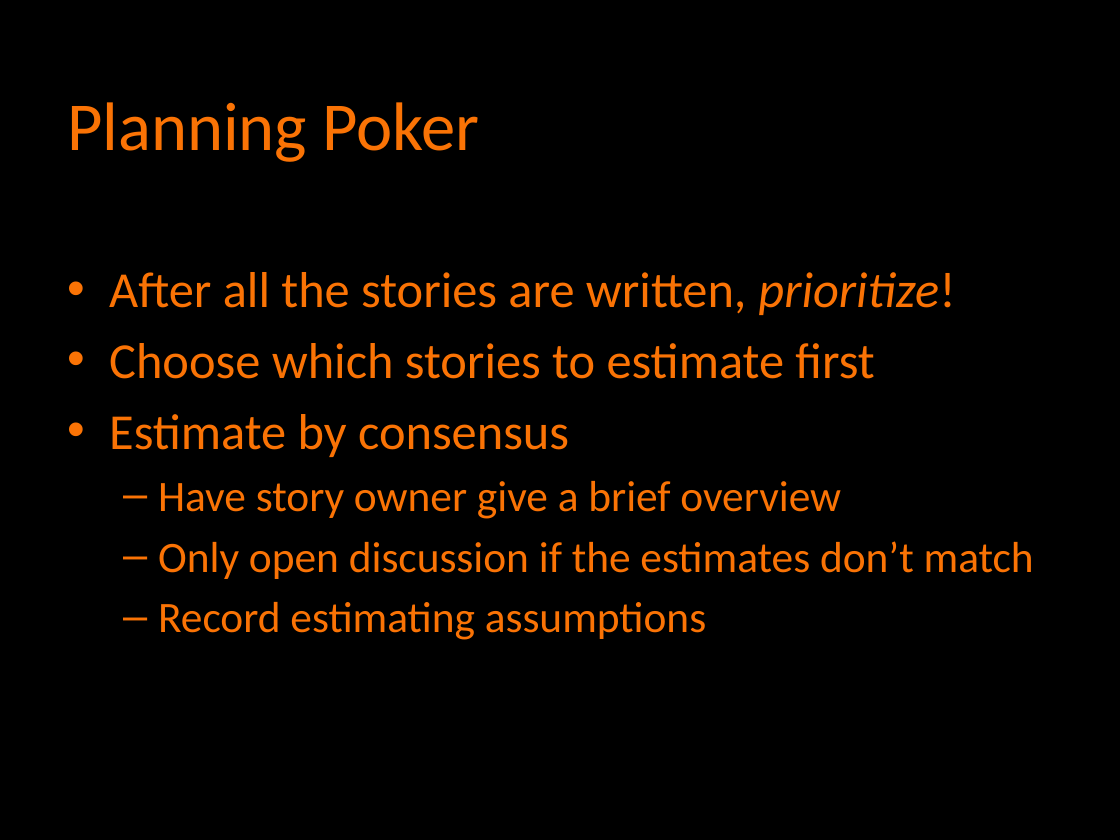
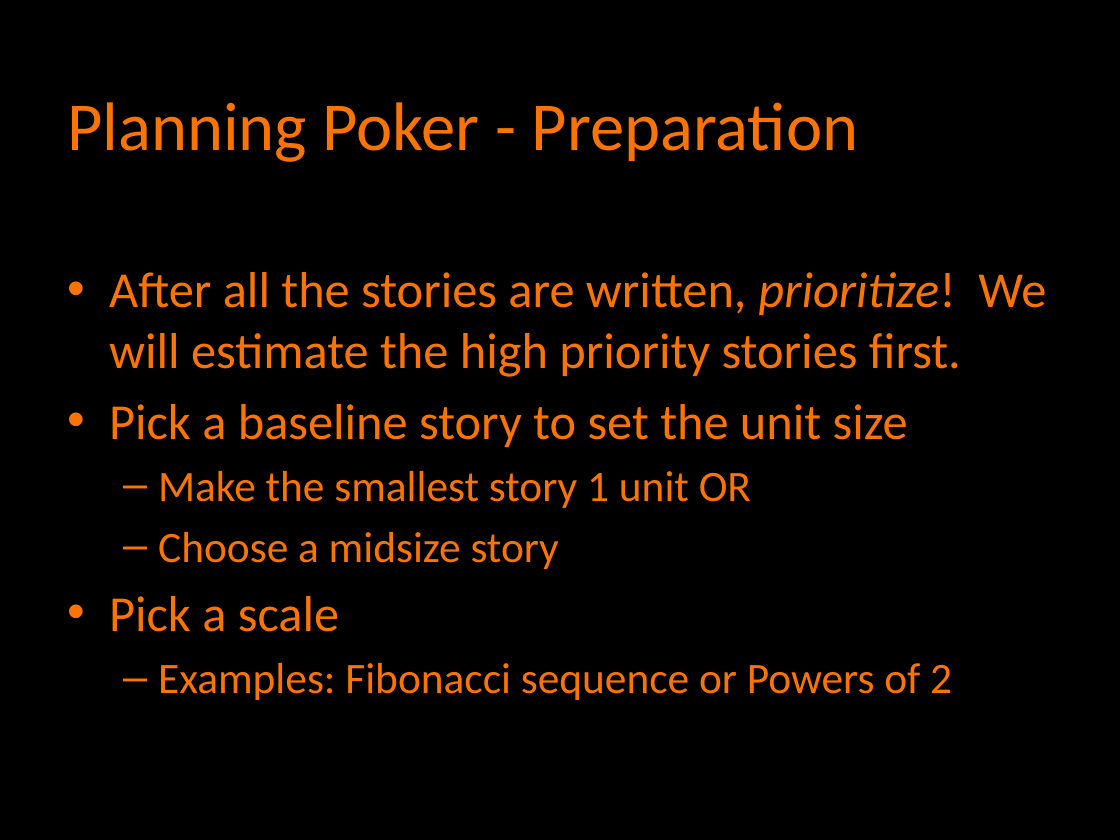
Before and after one commit to agilefire/November2010, a slide deck: slide 15 of Agile Firestarter Autumn 2010 Agile Estimation.pptx (slide 13 before the commit). Drawn at 1120x840 pixels with LibreOffice and Linux fonts; fonts in the diff are those of the drawing. Boxes give left, top, right and bottom in pixels: in the first picture for what was removed or moved away, otherwise in the second. Text is boxed around its words. In the diff, an @@ line names an element or a change of style, - is before the commit and + after.

```diff
--- a/Agile Firestarter Autumn 2010 Agile Estimation.pptx
+++ b/Agile Firestarter Autumn 2010 Agile Estimation.pptx
@@ title at (x1=67, y1=102, x2=858, y2=162): text changed @@
-Planning Poker
+Planning Poker - Preparation
@@ text at (x1=109, y1=272, x2=1046, y2=700): text changed; size 31 to 36 pt @@
-• After all the stories are written, prioritize!
-• Choose which stories to estimate first
-• Estimate by consensus
-  – Have story owner give a brief overview
-  – Only open discussion if the estimates don’t match
-  – Record estimating assumptions
+• After all the stories are written, prioritize! We will estimate the high priority stories first.
+• Pick a baseline story to set the unit size
+  – Make the smallest story 1 unit OR
+  – Choose a midsize story
+• Pick a scale
+  – Examples: Fibonacci sequence or Powers of 2
```
Also in this commit, not shown: 12 other slides changed, 3 slides added, 1 slide removed.
